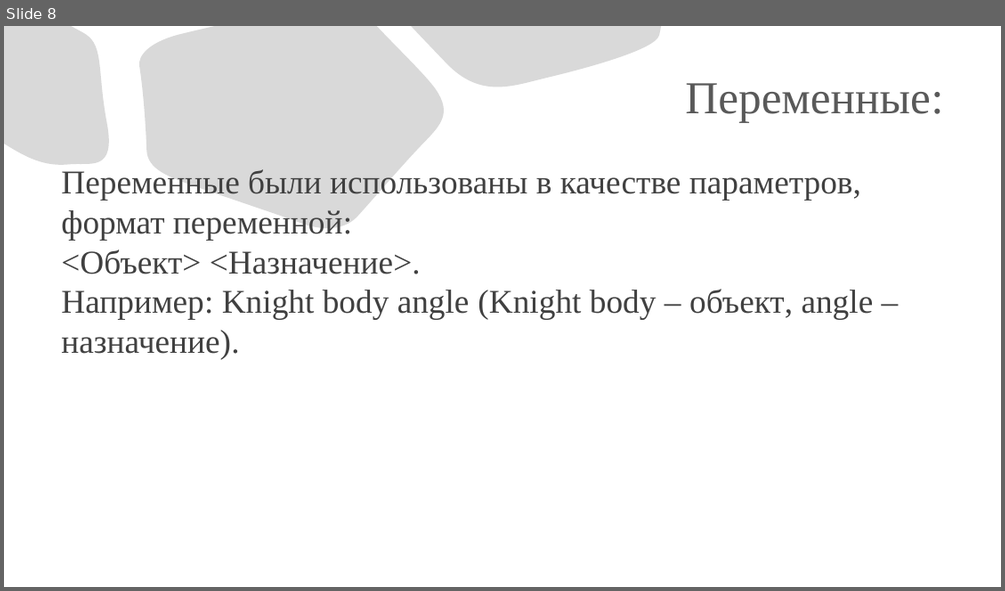
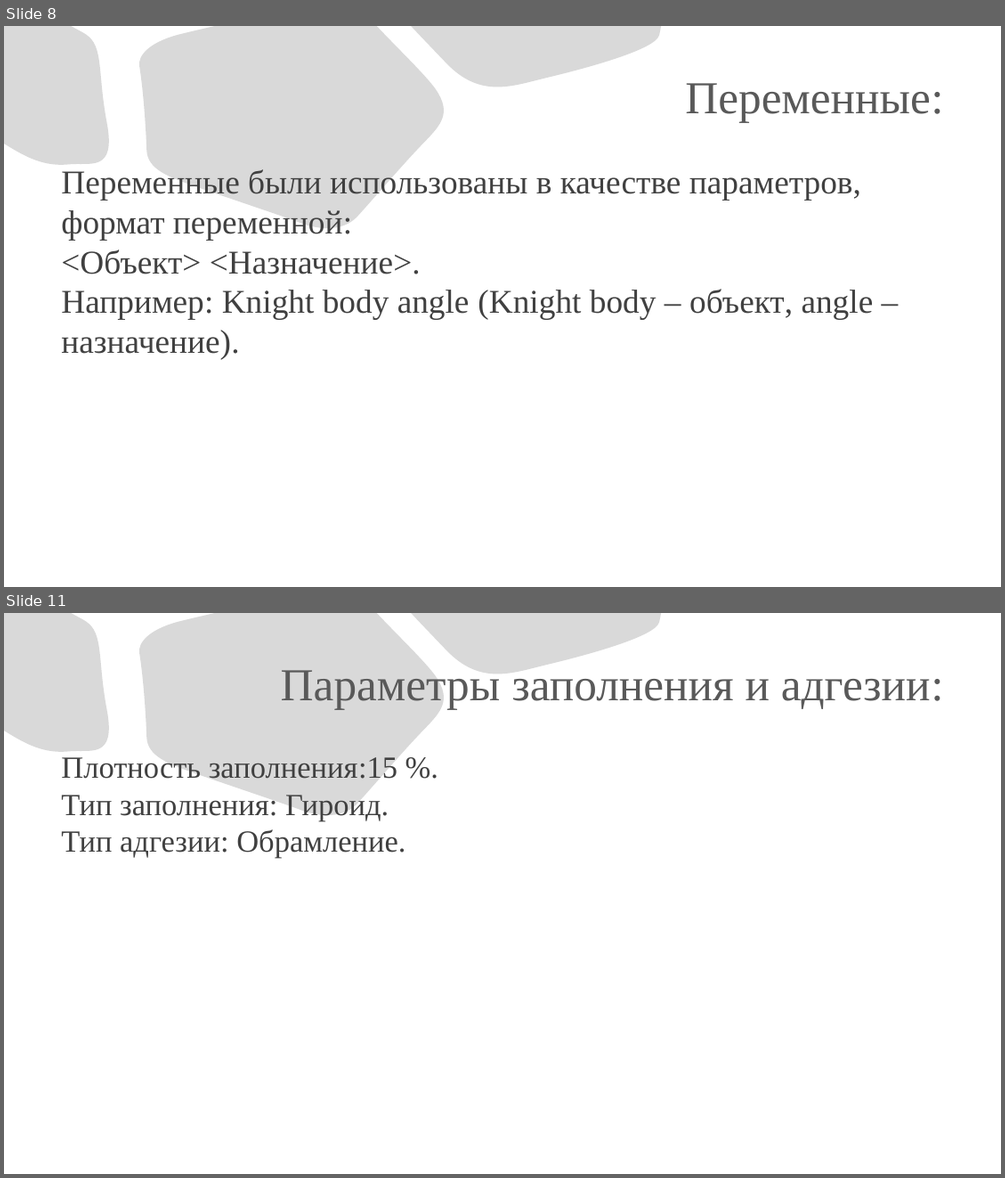
Before and after one commit to KuzovlevAnton/photos, a slide deck: Кузовлев Антон Презентация Шахматы.pptx. Shown one above the other, each under a label of ours: slide 8 before the commit, slides 8 and 11 after it; the slides between them are not shown. The pictures are 1005x591 and 1005x1178 pixels, drawn with LibreOffice and Linux fonts; fonts in the diff are those of the drawing. Boxes give left, top, right and bottom in pixels: in the first picture for what was removed or moved away, otherwise in the second. Text is boxed around its words. In the diff, an @@ line names an element or a change of style, - is before the commit and + after.

```diff
--- a/Кузовлев Антон Презентация Шахматы.pptx
+++ b/Кузовлев Антон Презентация Шахматы.pptx
@@ slide 11 added at box(4, 613, 1001, 1174), background #FFFFFF; not listed: 3 template elements that a slide beside it also shows @@
@@ title added at box(281, 670, 944, 710), 44 pt, text #595959 @@
+Параметры заполнения и адгезии:
@@ text added at box(61, 757, 405, 858), 29.6 pt, text #404040 @@
+Плотность заполнения:15 %.
+Тип заполнения: Гироид.
+Тип адгезии: Обрамление.
```
Also in this commit, not shown: 3 slides changed, 1 other slide added.
